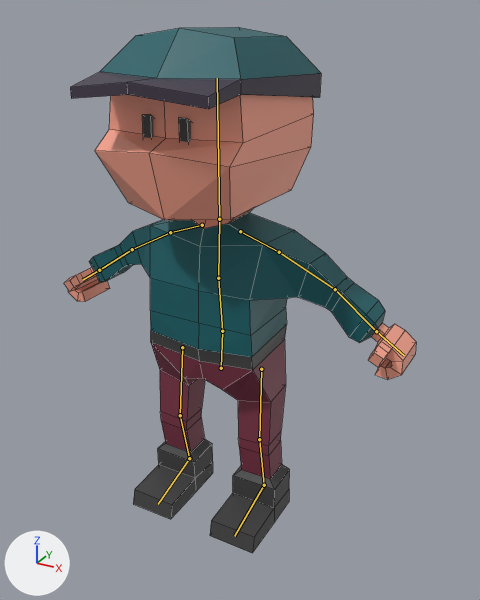
A saved change to the Blender file characters/person/person.blend.
The view is the same before and after, from a camera (50 mm lens) standing at (1.187, -2.002, 1.919) and looking at (0.121, -0.063, 0.949). Arrows for +X, +Y and +Z are at lower left; the lights stay in place. The bones that bend it are drawn over the model as lines. Mesh edges are drawn as thin lines.

In view in the first picture: 'Character'.
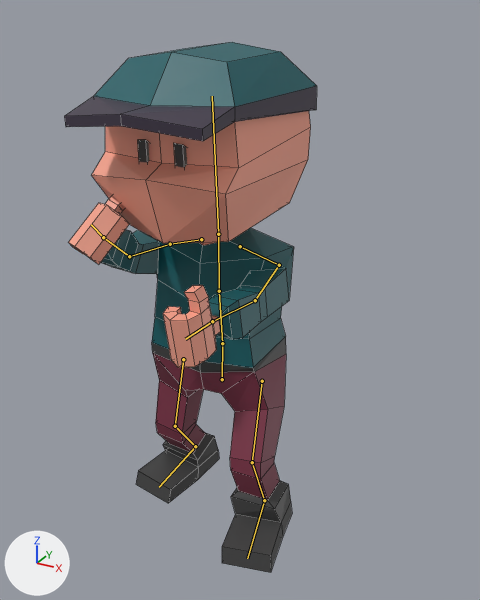
The newer file adds an action. The first version stands in its rest pose; the second is drawn at frame 20 of the action 'EatInHand'.

Edits to the scene script, one JSON object a line:
```json
{"block": "bone_pelvis", "where": "bone_pelvis = bpy.data.objects['Armature'].pose.bones['Pelvis']"}
{"op": "set", "path": "bone_pelvis.location", "old": "(0.0, 0.0, 0.0)", "new": "(0.004, -0.052, -0.005)"}
{"op": "set", "path": "bone_pelvis.rotation_quaternion", "old": "(1.0, 0.0, 0.0, 0.0)", "new": "(1.0, 0.019, 0.0, 0.0)", "note": "degrees (0, 0, 0) -> degrees (2, 0, 0)"}
{"block": "bone_spine1", "where": "bone_spine1 = bpy.data.objects['Armature'].pose.bones['Spine1']  # child of 'Pelvis'"}
{"op": "set", "path": "bone_spine1.rotation_quaternion", "old": "(1.0, 0.0, 0.0, 0.0)", "new": "(1.0, -0.026, 0.0, 0.0)", "note": "degrees (0, 0, 0) -> degrees (-3, 0, 0)"}
{"block": "bone_spine2", "where": "bone_spine2 = bpy.data.objects['Armature'].pose.bones['Spine2']  # child of 'Spine1'"}
{"op": "set", "path": "bone_spine2.rotation_quaternion", "old": "(1.0, 0.0, 0.0, 0.0)", "new": "(0.999, 0.034, 0.0, 0.0)", "note": "degrees (0, 0, 0) -> degrees (4, 0, 0)"}
{"block": "bone_shoulder_l", "where": "bone_shoulder_l = bpy.data.objects['Armature'].pose.bones['Shoulder.L']  # child of 'Spine2'"}
{"op": "set", "path": "bone_shoulder_l.rotation_quaternion", "old": "(1.0, 0.0, 0.0, 0.0)", "new": "(1.0, -0.001, -0.004, 0.017)", "note": "degrees (0, 0, 0) -> degrees (0, -1, 2)"}
{"block": "bone_upperarm_l", "where": "bone_upperarm_l = bpy.data.objects['Armature'].pose.bones['UpperArm.L']  # child of 'Shoulder.L'"}
{"op": "set", "path": "bone_upperarm_l.rotation_quaternion", "old": "(1.0, 0.0, 0.0, 0.0)", "new": "(0.642, 0.576, -0.345, -0.37)", "note": "degrees (0, 0, 0) -> degrees (84, -1, -61)"}
{"block": "bone_lowerarm_l", "where": "bone_lowerarm_l = bpy.data.objects['Armature'].pose.bones['LowerArm.L']  # child of 'UpperArm.L'"}
{"op": "set", "path": "bone_lowerarm_l.rotation_quaternion", "old": "(1.0, 0.0, 0.0, 0.0)", "new": "(0.995, 0.002, 0.001, -0.099)", "note": "degrees (0, 0, 0) -> degrees (0, 0, -11)"}
{"block": "bone_shoulder_r", "where": "bone_shoulder_r = bpy.data.objects['Armature'].pose.bones['Shoulder.R']  # child of 'Spine2'"}
{"op": "set", "path": "bone_shoulder_r.rotation_quaternion", "old": "(1.0, 0.0, 0.0, 0.0)", "new": "(1.0, -0.004, -0.001, -0.021)", "note": "degrees (0, 0, 0) -> degrees (0, 0, -2)"}
{"block": "bone_upperarm_r", "where": "bone_upperarm_r = bpy.data.objects['Armature'].pose.bones['UpperArm.R']  # child of 'Shoulder.R'"}
{"op": "set", "path": "bone_upperarm_r.rotation_quaternion", "old": "(1.0, 0.0, 0.0, 0.0)", "new": "(0.544, 0.666, 0.389, 0.33)", "note": "degrees (0, 0, 0) -> degrees (101, -1, 61)"}
{"block": "bone_lowerarm_r", "where": "bone_lowerarm_r = bpy.data.objects['Armature'].pose.bones['LowerArm.R']  # child of 'UpperArm.R'"}
{"op": "set", "path": "bone_lowerarm_r.rotation_quaternion", "old": "(1.0, 0.0, 0.0, 0.0)", "new": "(0.981, 0.191, -0.003, 0.023)", "note": "degrees (0, 0, 0) -> degrees (22, -1, 3)"}
{"block": "bone_hand_r", "where": "bone_hand_r = bpy.data.objects['Armature'].pose.bones['Hand.R']  # child of 'LowerArm.R'"}
{"op": "set", "path": "bone_hand_r.rotation_quaternion", "old": "(1.0, 0.0, 0.0, 0.0)", "new": "(0.978, 0.076, -0.144, 0.073)", "note": "degrees (0, 0, 0) -> degrees (8, -17, 7)"}
{"block": "bone_iktarget_l", "where": "bone_iktarget_l = bpy.data.objects['Armature'].pose.bones['IKTarget.L']"}
{"op": "set", "path": "bone_iktarget_l.location", "old": "(0.0, 0.0, 0.0)", "new": "(0.047, -0.085, 0.001)"}
{"op": "set", "path": "bone_iktarget_l.rotation_quaternion", "old": "(1.0, 0.0, 0.0, 0.0)", "new": "(0.995, 0.0, 0.001, 0.104)", "note": "degrees (0, 0, 0) -> degrees (0, 0, 12)"}
{"block": "bone_iktarget_r", "where": "bone_iktarget_r = bpy.data.objects['Armature'].pose.bones['IKTarget.R']"}
{"op": "set", "path": "bone_iktarget_r.location", "old": "(0.0, 0.0, 0.0)", "new": "(-0.022, 0.088, -0.001)"}
{"op": "set", "path": "bone_iktarget_r.rotation_quaternion", "old": "(1.0, 0.0, 0.0, 0.0)", "new": "(0.998, 0.0, 0.0, -0.07)", "note": "degrees (0, 0, 0) -> degrees (0, 0, -8)"}
```

Boxes (x1, y1, x2, y2) around the edits, measured in the pictures (480 x 600 px):
```json
{"object": "Character", "change": "posed", "before": [64, 27, 416, 553], "after": [64, 42, 317, 573], "on screen": "28% narrower"}
{"bone": "Pelvis", "before": "(221, 368) to (222, 331)", "after": "(222, 379) to (222, 343)"}
{"bone": "Spine1", "before": "(222, 331) to (218, 278)", "after": "(222, 343) to (219, 291)"}
{"bone": "Spine2", "before": "(218, 278) to (219, 219)", "after": "(219, 291) to (218, 234)"}
{"bone": "Shoulder.L", "before": "(240, 231) to (279, 252)", "after": "(240, 246) to (279, 265)"}
{"bone": "UpperArm.L", "before": "(279, 252) to (335, 289)", "after": "(279, 265) to (255, 300)"}
{"bone": "LowerArm.L", "before": "(335, 289) to (376, 331)", "after": "(255, 300) to (212, 321)"}
{"bone": "Shoulder.R", "before": "(202, 225) to (170, 232)", "after": "(201, 239) to (170, 244)"}
{"bone": "UpperArm.R", "before": "(170, 232) to (132, 249)", "after": "(170, 244) to (129, 256)"}
{"bone": "LowerArm.R", "before": "(132, 249) to (99, 270)", "after": "(129, 256) to (103, 237)"}
{"bone": "Hand.R", "before": "(99, 270) to (82, 280)", "after": "(103, 237) to (91, 224)"}
```
